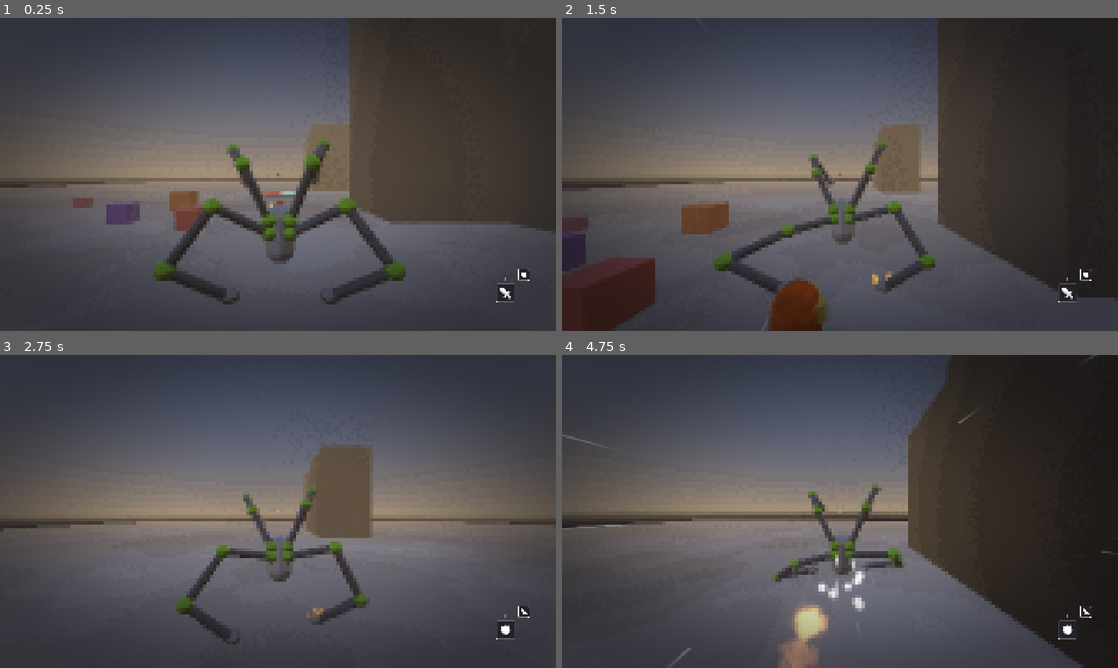
Above: before the commit, frames 1-4 (two rows, left to right).
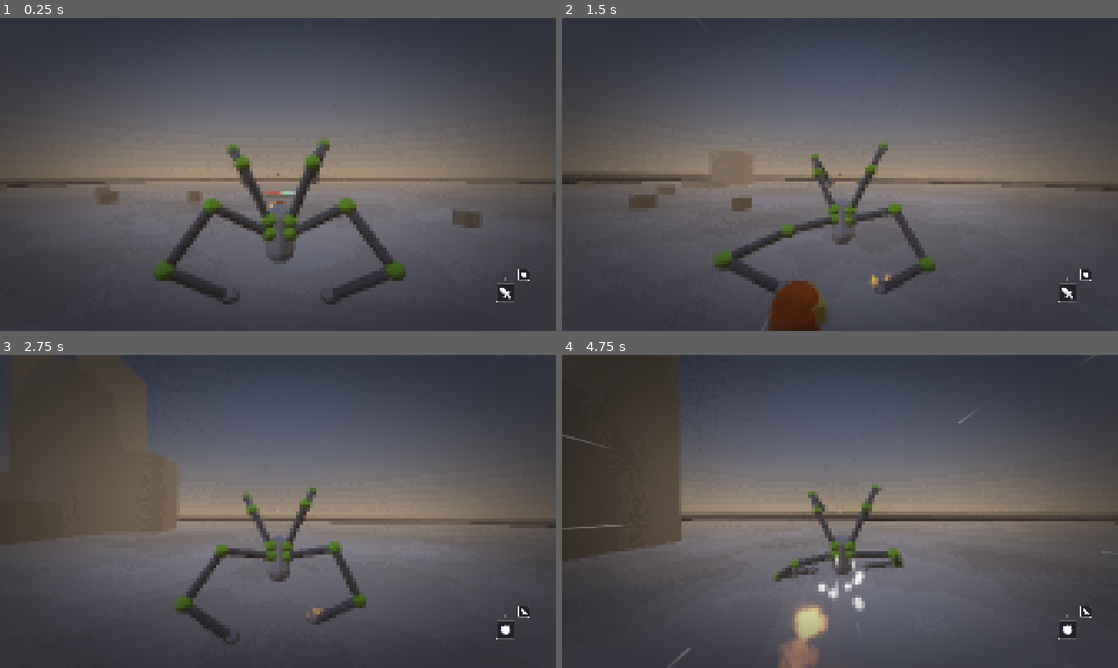
Above: after the commit, the same moments.

Repository: lliamsymonds04/doc-oc
Game: Godot game, scene res://main.tscn
Two runs of this game, one before a commit and one after it. Both use one fixed random seed, a clock stepped at 60 frames per second and the inputs below.
Inputs (mouse positions are in pixels of both pictures, inside the frame that each line leads up to):
- Up to frame 1 (0.25 s): no input
- Up to frame 2 (1.5 s): move the mouse to (867, 174) at 0.52 s; press the mouse at (867, 174) at 0.53 s; hold W (forward) from 0.53 s (still down); tap Space (jump) at 0.77 s; move the mouse to (812, 174) at 1.27 s; release the mouse at (812, 174) at 1.28 s; click (812, 174) at 1.35 s
- Up to frame 3 (2.75 s): keep holding W (forward); tap Space (jump) at 1.52 s; move the mouse to (289, 505) at 2.02 s; hold R (mode-switch) from 2.03 s (still down); click (289, 505) at 2.3 s
- Up to frame 4 (4.75 s): keep holding W (forward); move the mouse to (834, 517) at 2.77 s; release R (mode-switch) at 2.78 s; right-click (834, 517) at 2.85 s; tap Space (jump) at 3.02, 3.77, 4.52 s; click (834, 517) at 3.05 s; move the mouse to (878, 514) at 3.52 s; hold Shift (sprint) 3.53-4.28 s; click (878, 514) at 3.8 s; move the mouse to (795, 508) at 4.27 s; click (795, 508) at 4.35 s

The runs differ from the first frame. In frame 1, 26% of the frame differs, in the area x 0-100%, y 0-68%; in frame 2, 34%; in frame 3, 9.2%; in frame 4, 39%, in the area x 0-100%, y 0-100%.

Commit message:
feat: added a rise effect to the pillars

Diff:
--- /dev/null
+++ b/assets/box_template.tscn
@@ -0,0 +1,21 @@
+[gd_scene format=3]
+
+[sub_resource type="StandardMaterial3D" id="StandardMaterial3D_box"]
+resource_local_to_scene = true
+roughness = 0.45
+
+[sub_resource type="BoxMesh" id="BoxMesh_box"]
+resource_local_to_scene = true
+
+[sub_resource type="BoxShape3D" id="BoxShape3D_box"]
+resource_local_to_scene = true
+
+[node name="Box" type="RigidBody3D" groups=["impact_group", "trail_group"]]
+mass = 1.0
+
+[node name="MeshInstance3D" type="MeshInstance3D" parent="."]
+material_override = SubResource("StandardMaterial3D_box")
+mesh = SubResource("BoxMesh_box")
+
+[node name="CollisionShape3D" type="CollisionShape3D" parent="."]
+shape = SubResource("BoxShape3D_box")
--- a/assets/pillar_template.tscn
+++ b/assets/pillar_template.tscn
@@ -4,16 +4,16 @@
 resource_local_to_scene = true
 
 [sub_resource type="BoxMesh" id="BoxMesh_m2c1y"]
+resource_local_to_scene = true
 
 [sub_resource type="BoxShape3D" id="BoxShape3D_m2c1y"]
+resource_local_to_scene = true
 
 [node name="Node3D" type="StaticBody3D" unique_id=932521620]
 
 [node name="MeshInstance3D" type="MeshInstance3D" parent="." unique_id=904223919]
-transform = Transform3D(1, 0, 0, 0, 1, 0, 0, 0, 1, 0, 0.5, 0)
 material_override = SubResource("StandardMaterial3D_dhsoc")
 mesh = SubResource("BoxMesh_m2c1y")
 
 [node name="CollisionShape3D" type="CollisionShape3D" parent="." unique_id=1682434555]
-transform = Transform3D(1, 0, 0, 0, 1, 0, 0, 0, 1, 0, 0.5, 0)
 shape = SubResource("BoxShape3D_m2c1y")
--- a/main.gd
+++ b/main.gd
@@ -1,8 +1,12 @@
 extends Node3D
 
-## Scene root of the playable level. Owns level-scoped services.
+## Scene root of the playable level. Owns level-scoped services and builds the
+## procedural level content in one place, in dependency order.
 
 var _impact_registry: ImpactSensorRegistry
+
+@onready var _pillars: PillarHandler = $PillarHandler
+@onready var _boxes: BoxHandler = $BoxHandler
 
 
 func _ready() -> void:
@@ -16,6 +20,8 @@
 
 	tree.node_added.connect(on_node_added)
 
+	_build_level()
+
 
 func _exit_tree() -> void:
 	if _impact_registry != null:
@@ -25,3 +31,14 @@
 func on_node_added(node: Node) -> void:
 	if node.is_in_group(VelocityTrail.GROUP_TRAIL):
 		VelocityTrail.attach(node)
+
+
+func _build_level() -> void:
+	_pillars.spawn()
+
+	# new colliders only reach the physics space after a step, and the floor is a CSG
+	# shape built deferred: the box placement raycasts against both
+	await get_tree().physics_frame
+	await get_tree().physics_frame
+
+	_boxes.spawn()
--- a/main.tscn
+++ b/main.tscn
@@ -14,6 +14,7 @@
 [ext_resource type="Script" uid="uid://ctgilxfxha04r" path="res://main.gd" id="12_main"]
 [ext_resource type="Shader" uid="uid://cagkf5o8es3pp" path="res://shaders/pixelate.gdshader" id="13_pixel"]
 [ext_resource type="Script" uid="uid://d57yvfu3wvbb" path="res://systems/pillar_spawner.gd" id="16_2cqfq"]
+[ext_resource type="Script" path="res://systems/box_spawner.gd" id="17_box"]
 
 [sub_resource type="ProceduralSkyMaterial" id="ProceduralSkyMaterial_1"]
 sky_top_color = Color(0.26, 0.28, 0.34, 1)
@@ -72,26 +73,6 @@
 uv2_triplanar = true
 uv2_world_triplanar = true
 
-[sub_resource type="StandardMaterial3D" id="BoxMat_orange"]
-albedo_color = Color(1, 0.55, 0.12, 1)
-roughness = 0.45
-
-[sub_resource type="BoxShape3D" id="BoxShape3D_orange"]
-size = Vector3(2, 2, 2)
-
-[sub_resource type="StandardMaterial3D" id="BoxMat_pink"]
-albedo_color = Color(1, 0.32, 0.62, 1)
-roughness = 0.45
-
-[sub_resource type="BoxShape3D" id="BoxShape3D_pink"]
-
-[sub_resource type="StandardMaterial3D" id="BoxMat_purple"]
-albedo_color = Color(0.62, 0.33, 1, 1)
-roughness = 0.45
-
-[sub_resource type="BoxShape3D" id="BoxShape3D_m2c1y"]
-size = Vector3(1.5, 1.5, 1.5)
-
 [sub_resource type="Resource" id="Resource_b5y0m"]
 script = ExtResource("3_kek77")
 metadata/_custom_type_script = "uid://0id6ded7pmn5"
@@ -107,10 +88,6 @@
 shader_parameter/highlight_tint = Color(0.22, 0.15, 0.09, 1)
 shader_parameter/split_strength = 0.05
 shader_parameter/split_balance = 0.5
-
-[sub_resource type="StandardMaterial3D" id="BoxMat_coral"]
-albedo_color = Color(1, 0.45, 0.4, 1)
-roughness = 0.45
 
 [sub_resource type="Gradient" id="Gradient_2cqfq"]
 colors = PackedColorArray(0.23107609, 0.23107636, 0.2310763, 1, 0.6177408, 0.61774087, 0.61774087, 1)
@@ -132,38 +109,6 @@
 use_collision = true
 size = Vector3(200, 0.178, 200)
 material = SubResource("FloorMat")
-
-[node name="BoxOrange" type="RigidBody3D" parent="." unique_id=145132774 groups=["impact_group", "trail_group"]]
-transform = Transform3D(1, 0, 0, 0, 1, 0, 0, 0, 1, -26, 1, 6)
-mass = 8.0
-
-[node name="BoxOrange" type="CSGBox3D" parent="BoxOrange" unique_id=145132708]
-size = Vector3(2, 2, 2)
-material = SubResource("BoxMat_orange")
-
-[node name="CollisionShape3D" type="CollisionShape3D" parent="BoxOrange" unique_id=145132775]
-shape = SubResource("BoxShape3D_orange")
-
-[node name="BoxPink" type="RigidBody3D" parent="." unique_id=145132778 groups=["impact_group", "trail_group"]]
-transform = Transform3D(1, 0, 0, 0, 1, 0, 0, 0, 1, -36, 1.5, 7)
-mass = 1.5
-
-[node name="BoxPink" type="CSGBox3D" parent="BoxPink" unique_id=145132710]
-material = SubResource("BoxMat_pink")
-
-[node name="CollisionShape3D" type="CollisionShape3D" parent="BoxPink" unique_id=145132779]
-shape = SubResource("BoxShape3D_pink")
-
-[node name="BoxPurple" type="RigidBody3D" parent="." unique_id=145132780 groups=["impact_group", "trail_group"]]
-transform = Transform3D(1, 0, 0, 0, 1, 0, 0, 0, 1, -28, 0.75, 12)
-mass = 2.0
-
-[node name="BoxPurple" type="CSGBox3D" parent="BoxPurple" unique_id=145132711]
-size = Vector3(1.5, 1.5, 1.5)
-material = SubResource("BoxMat_purple")
-
-[node name="CollisionShape3D" type="CollisionShape3D" parent="BoxPurple" unique_id=145132781]
-shape = SubResource("BoxShape3D_m2c1y")
 
 [node name="Player" parent="." unique_id=1831706131 instance=ExtResource("1_ig7tw")]
 transform = Transform3D(1, 0, 0, 0, 1, 0, 0, 0, 1, -15.682001, 0.08204651, 21.104301)
@@ -192,17 +137,6 @@
 
 [node name="Hud" parent="." unique_id=1447860461 instance=ExtResource("8_5vw27")]
 
-[node name="BoxCoral" type="RigidBody3D" parent="." unique_id=589689143 groups=["impact_group", "trail_group"]]
-transform = Transform3D(1, 0, 0, 0, 1, 0, 0, 0, 1, -21.865284, 0.7930105, 13.972524)
-mass = 4.0
-
-[node name="BoxCoral" type="CSGBox3D" parent="BoxCoral" unique_id=145132706]
-size = Vector3(1.5, 1.5, 1.5)
-material = SubResource("BoxMat_coral")
-
-[node name="CollisionShape3D" type="CollisionShape3D" parent="BoxCoral" unique_id=1457229589]
-shape = SubResource("BoxShape3D_m2c1y")
-
 [node name="Dummy" type="Node3D" parent="." unique_id=171037128]
 transform = Transform3D(1, 0, 0, 0, 1, 0, 0, 0, 1, 0, 0, 23)
 script = ExtResource("11_efxa6")
@@ -225,6 +159,11 @@
 pillar_gradient_colour = SubResource("Gradient_2cqfq")
 metadata/_custom_type_script = "uid://d57yvfu3wvbb"
 
+[node name="BoxHandler" type="Node3D" parent="." unique_id=532953421]
+transform = Transform3D(1, 0, 0, 0, 1, 0, 0, 0, 1, -16, 0, 21)
+script = ExtResource("17_box")
+palette = PackedColorArray(0.72, 0.63, 0.5, 1, 0.55, 0.46, 0.36, 1, 0.62, 0.6, 0.57, 1, 0.45, 0.42, 0.38, 1)
+
 [connection signal="aim_at_enemy_changed" from="Player" to="Hud" method="_on_aim_at_enemy_changed"]
 [connection signal="attack_hit" from="Player" to="Hud" method="_on_attack_hit"]
 [connection signal="grabbing_changed" from="Player" to="Hud" method="_on_grabbing_changed"]
--- /dev/null
+++ b/systems/box_spawner.gd
@@ -0,0 +1,119 @@
+class_name BoxHandler
+extends Node3D
+
+## Scatters grabbable crates over the floor at level start, skipping any spot a
+## pillar, enemy or other crate already occupies.
+
+const GROUND_CLEARANCE := 0.15  # metres above the floor; the crate drops this far
+const PROBE_MARGIN := 0.2  # keeps crates from spawning flush against anything
+const FLOOR_SNAP := 0.5  # a ray hit above this is a pillar or an enemy, not the floor
+
+@export var extent := 128.0
+@export var cell_size := 6.0
+@export var target_boxes := 25
+@export var jitter := 0.3  # fraction of cell_size a crate may wander from its cell
+@export var min_size := 1.0
+@export var max_size := 1.75
+@export var mass_per_volume := 1.0
+@export var center_radius := 2.0  # clear cells around this node, same units as PillarHandler
+@export var spawn_seed := 0  # 0 randomises every run
+@export var box_template: PackedScene = preload("res://assets/box_template.tscn")
+@export var palette := PackedColorArray(
+	[
+		Color(0.72, 0.63, 0.5),
+		Color(0.55, 0.46, 0.36),
+		Color(0.62, 0.6, 0.57),
+		Color(0.45, 0.42, 0.38),
+	]
+)
+
+var _probe := BoxShape3D.new()
+
+
+func spawn() -> void:
+	var rng := RandomNumberGenerator.new()
+	rng.seed = spawn_seed if spawn_seed != 0 else randi()
+
+	var cells := _build_cells(rng)
+	var spawned := 0
+	for cell in cells:
+		if spawned >= target_boxes:
+			break
+		var size := rng.randf_range(min_size, max_size)
+		var spot: Variant = _try_place(cell, size)
+		if spot == null:
+			continue
+		_spawn(spot, size, rng)
+		spawned += 1
+
+	if spawned == 0:
+		push_warning("BoxHandler spawned nothing; check the floor's collision and center_radius")
+
+
+## Candidate positions in this node's space, shuffled so a small target count
+## still spreads over the whole field.
+func _build_cells(rng: RandomNumberGenerator) -> Array[Vector2]:
+	var steps := maxi(int(extent / cell_size), 1)
+	var half := steps / 2.0
+	var reach := jitter * cell_size
+
+	var cells: Array[Vector2] = []
+	for ix in steps:
+		for iz in steps:
+			var dx := ix + 0.5 - half
+			var dz := iz + 0.5 - half
+			if dx * dx + dz * dz < center_radius * center_radius:
+				continue
+			var x := dx * cell_size + rng.randf_range(-reach, reach)
+			var z := dz * cell_size + rng.randf_range(-reach, reach)
+			cells.append(Vector2(x, z))
+
+	for i in range(cells.size() - 1, 0, -1):
+		var j := rng.randi_range(0, i)
+		var tmp := cells[i]
+		cells[i] = cells[j]
+		cells[j] = tmp
+
+	return cells
+
+
+## World-space crate centre for a cell, or null when the spot is taken.
+func _try_place(cell: Vector2, size: float) -> Variant:
+	var from := to_global(Vector3(cell.x, 100.0, cell.y))
+	var query := PhysicsRayQueryParameters3D.create(from, from + Vector3.DOWN * 150.0, 1)
+	var hit := get_world_3d().direct_space_state.intersect_ray(query)
+	if hit.is_empty() or hit["position"].y > FLOOR_SNAP:
+		return null
+
+	var ground: float = hit["position"].y
+	var center := to_global(Vector3(cell.x, ground + size * 0.5 + GROUND_CLEARANCE, cell.y))
+	if not _is_clear(center, size):
+		return null
+	return center
+
+
+func _is_clear(center: Vector3, size: float) -> bool:
+	_probe.size = Vector3.ONE * (size + PROBE_MARGIN)
+	var params := PhysicsShapeQueryParameters3D.new()
+	params.shape = _probe
+	params.collision_mask = 1
+	# the probe sits high enough that the floor itself never registers as a hit
+	params.transform = Transform3D(Basis.IDENTITY, center + Vector3.UP * PROBE_MARGIN * 0.5)
+	return get_world_3d().direct_space_state.intersect_shape(params, 1).is_empty()
+
+
+func _spawn(spot: Vector3, size: float, rng: RandomNumberGenerator) -> void:
+	var box := box_template.instantiate() as RigidBody3D
+	box.position = spot
+	box.mass = size * size * size * mass_per_volume
+
+	var mesh: MeshInstance3D = box.get_node("MeshInstance3D")
+	(mesh.mesh as BoxMesh).size = Vector3.ONE * size
+	var mat := mesh.material_override as StandardMaterial3D
+	if palette.size() > 0:
+		mat.albedo_color = palette[rng.randi_range(0, palette.size() - 1)]
+
+	var col: CollisionShape3D = box.get_node("CollisionShape3D")
+	(col.shape as BoxShape3D).size = Vector3.ONE * size
+
+	add_child(box)
--- a/systems/pillar_spawner.gd
+++ b/systems/pillar_spawner.gd
@@ -11,8 +11,19 @@
 @export var center_radius := 2.0
 @export var pillar_gradient_colour: Gradient
 
+@export_group("rise_animation")
+@export var rise_duration := 3.0
+@export var rise_downset := -10
+@export var rise_trauma := 2.8
+@export var rise_shake_decay := 2.5  # mirrors CameraController's trauma decay
 
-func _ready() -> void:
+var pillars: Array[Node3D] = []
+var pillars_risen = false
+# >0 while the rise shake is fed to the camera
+var _shake_time := 0.0
+
+
+func spawn() -> void:
 	var steps := maxi(int(extent / cell_size), 1)
 	var half := steps / 2.0
 
@@ -44,14 +55,49 @@
 		var spot := spots[i]
 		# 0 at the group edge, 1 at its core
 		var t := (spot.z - cutoff) / span
+		var height := lerpf(min_height, max_height, t)
+		var box := Vector3(cell_size, height, cell_size)
 		var pillar := pillar_template.instantiate()
-		pillar.position = Vector3(spot.x * cell_size, 0, spot.y * cell_size)
-		pillar.scale = Vector3(cell_size, lerpf(min_height, max_height, t), cell_size)
+		pillar.position = Vector3(spot.x * cell_size, rise_downset - max_height, spot.y * cell_size)
+
+		var mesh: MeshInstance3D = pillar.get_node("MeshInstance3D")
+		(mesh.mesh as BoxMesh).size = box
+		mesh.position.y = height * 0.5
+
+		var col: CollisionShape3D = pillar.get_node("CollisionShape3D")
+		(col.shape as BoxShape3D).size = box
+		col.position.y = height * 0.5
 
 		if pillar_gradient_colour:
-			var mesh: MeshInstance3D = pillar.get_child(0)
-			if mesh:
-				var mat := mesh.material_override as StandardMaterial3D
-				mat.albedo_color = pillar_gradient_colour.sample(t)
+			var mat := mesh.material_override as StandardMaterial3D
+			mat.albedo_color = pillar_gradient_colour.sample(t)
+
+		pillars.append(pillar)
 
 		add_child(pillar)
+
+
+func rise_pillars():
+	_shake_time = rise_duration
+	for pillar in pillars:
+		var tween = get_tree().create_tween()
+		tween.tween_property(
+			pillar, "position", Vector3(pillar.position.x, 0, pillar.position.z), rise_duration
+		)
+
+
+func _process(delta: float) -> void:
+	if _shake_time > 0.0:
+		_shake_time -= delta
+		var cam := (
+			get_tree().get_first_node_in_group(CameraController.CAMERA_GROUP) as CameraController
+		)
+		if cam:
+			# feeding at the decay rate holds the trauma level instead of fading
+			cam.add_trauma(rise_trauma * rise_shake_decay * delta)
+
+	if pillars_risen:
+		return
+	if Input.is_action_just_pressed("left-click"):
+		pillars_risen = true
+		rise_pillars()
Not shown, added: systems/box_spawner.gd.uid
